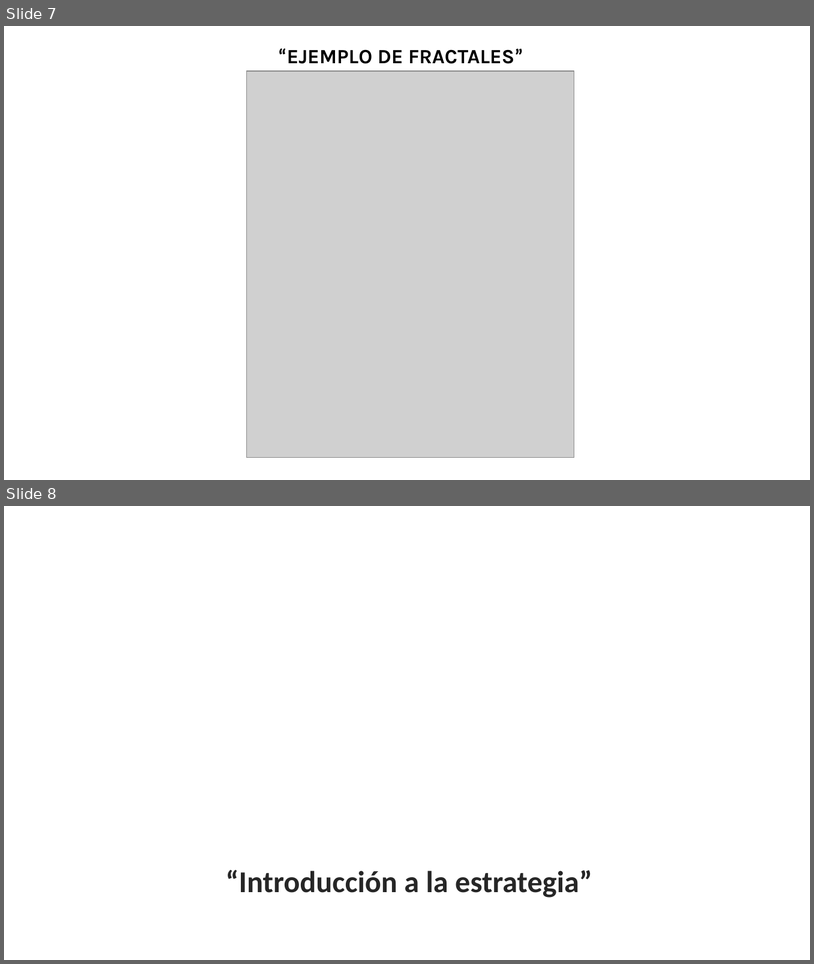
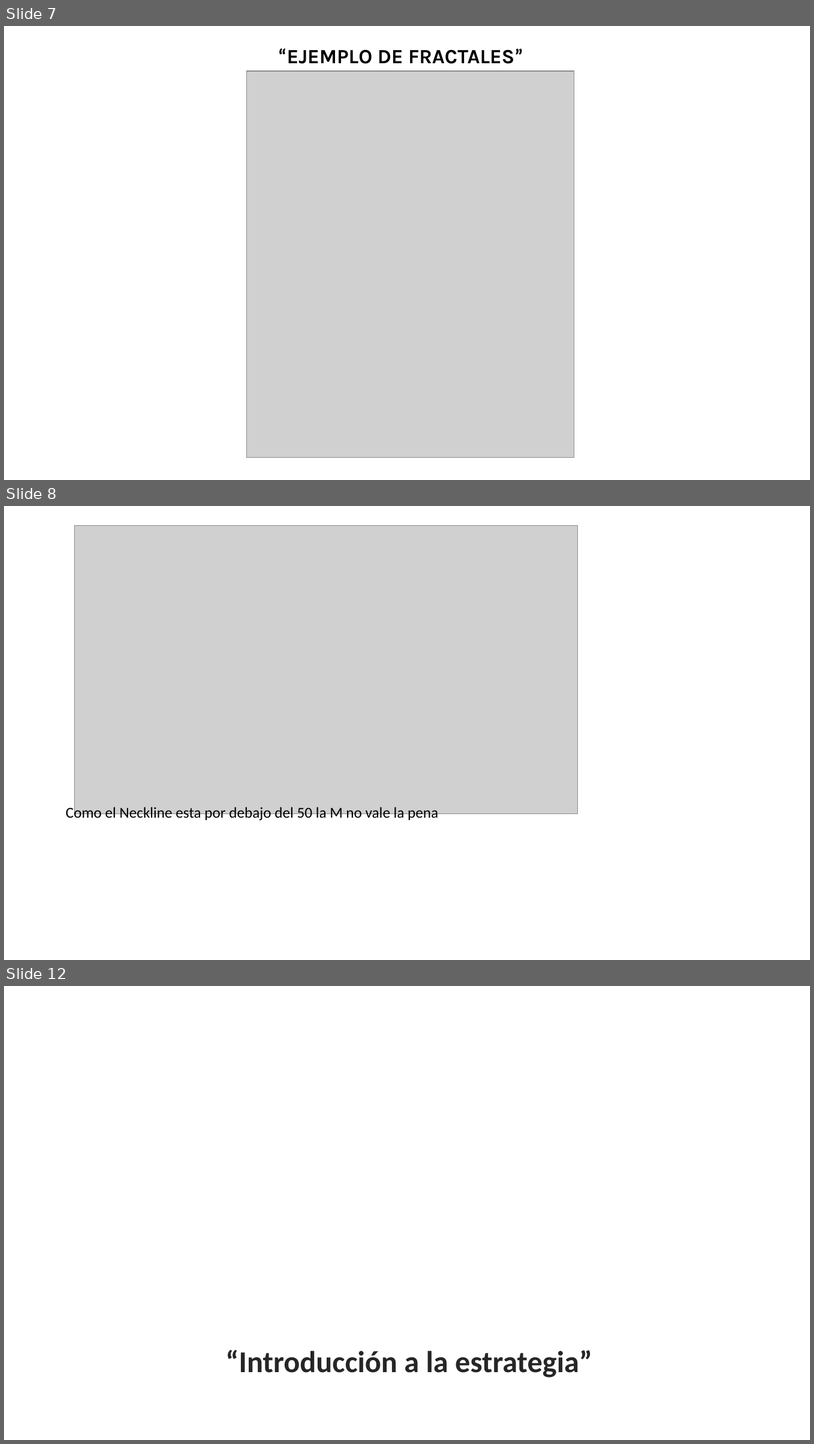
Before and after one commit to Edd1eware/Yields_Academy, a slide deck: Manual_YIELDS_ACADEMY.pptx. Shown one above the other, each under a label of ours: slides 7 and 8 before the commit, slides 7, 8 and 12 after it; the slides between them are not shown. The pictures are 814x964 and 814x1444 pixels, drawn with LibreOffice and Linux fonts; fonts in the diff are those of the drawing; grey boxes stand for pictures; background and template pictures are left out. Boxes give left, top, right and bottom in pixels: in the first picture for what was removed or moved away, otherwise in the second. Text is boxed around its words. In the diff, an @@ line names an element or a change of style, - is before the commit and + after.

```diff
--- a/Manual_YIELDS_ACADEMY.pptx
+++ b/Manual_YIELDS_ACADEMY.pptx
@@ slide 8 added at (4, 506, 810, 960), background #FFFFFF @@
@@ picture added at (74, 526, 578, 814) @@
@@ text added at (66, 805, 438, 822), 18 pt, text #000000 @@
+Como el Neckline esta por debajo del 50 la M no vale la pena
@@ what was slide 8 is now slide 12 @@
```
Also in this commit, not shown: 3 other slides added.
